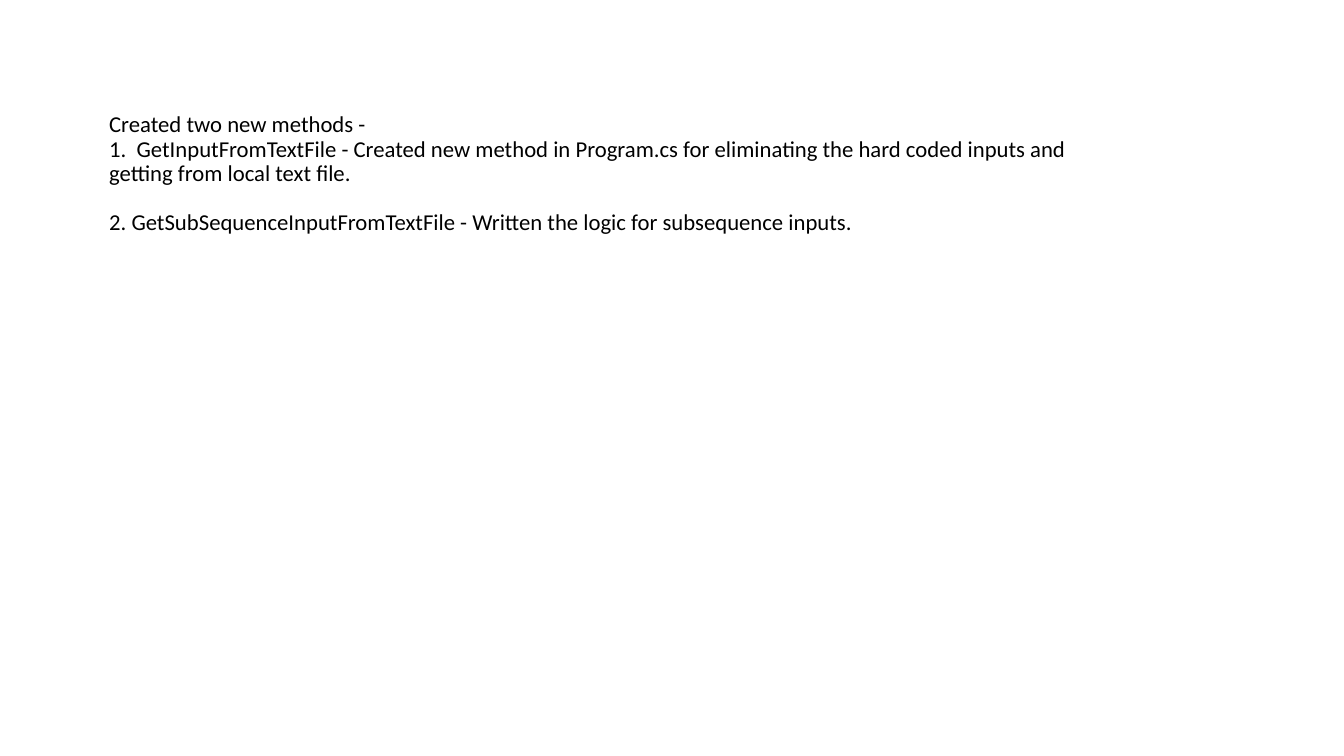
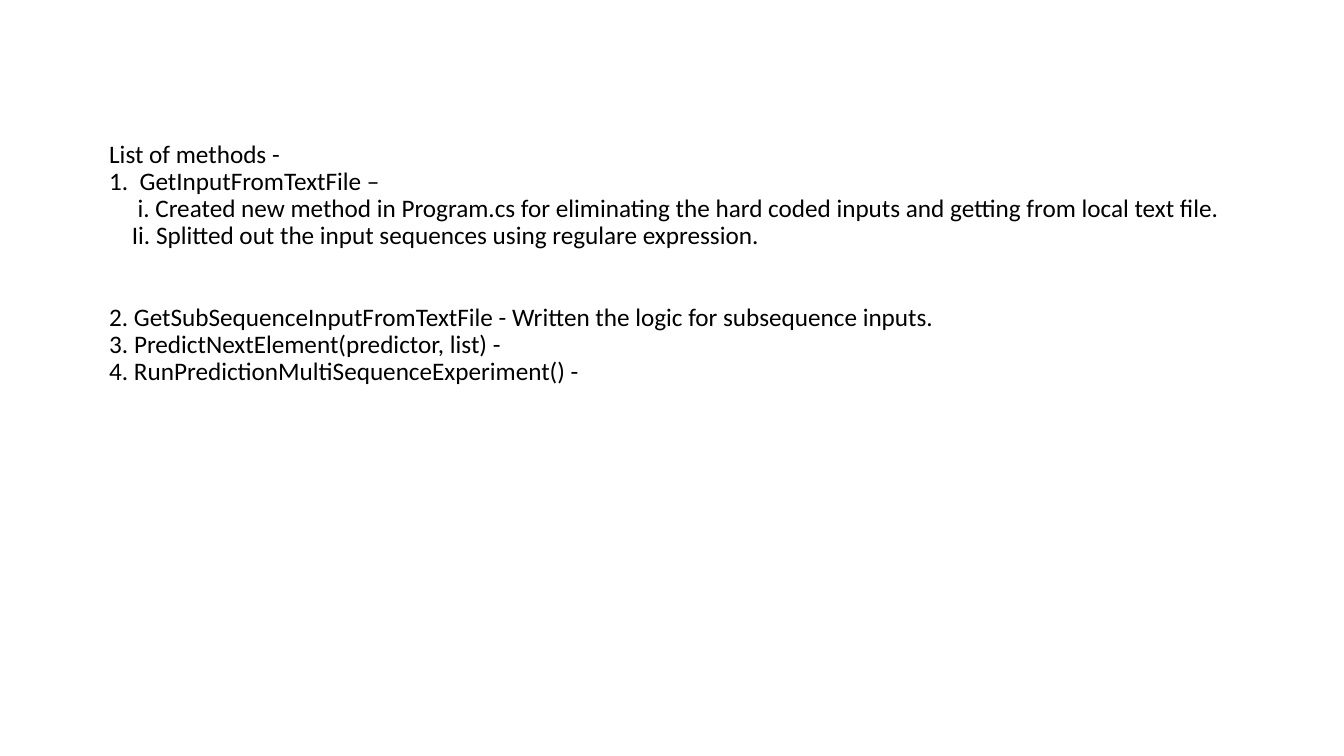
Before and after one commit to ddobric/neocortexapi, a slide deck: slide 3 of source/MultiSequenceLearning_Team_MSL/ML2223_15 Approve Prediction of Multisequence Learning.pptx (slide 2 before the commit). Drawn at 1344x756 pixels with LibreOffice and Linux fonts; fonts in the diff are those of the drawing. Boxes give left, top, right and bottom in pixels: in the first picture for what was removed or moved away, otherwise in the second. Text is boxed around its words. In the diff, an @@ line names an element or a change of style, - is before the commit and + after.

Commit message:
PPTX file - updated

```diff
--- a/source/MultiSequenceLearning_Team_MSL/ML2223_15 Approve Prediction of Multisequence Learning.pptx
+++ b/source/MultiSequenceLearning_Team_MSL/ML2223_15 Approve Prediction of Multisequence Learning.pptx
@@ title at bbox=[109, 145, 1218, 384]: text changed; size 16.2 to 18 pt @@
-Created two new methods -
-1. GetInputFromTextFile - Created new method in Program.cs for eliminating the hard coded inputs and getting from local text file.
-2. GetSubSequenceInputFromTextFile - Written the logic for subsequence inputs.
+List of methods -
+1. GetInputFromTextFile –
+i. Created new method in Program.cs for eliminating the hard coded inputs and getting from local text file.
+Ii. Splitted out the input sequences using regulare expression.
+2. GetSubSequenceInputFromTextFile - Written the logic for subsequence inputs.
+3. PredictNextElement(predictor, list) -
+4. RunPredictionMultiSequenceExperiment() -
```
Also in this commit, not shown: 3 slides added.
